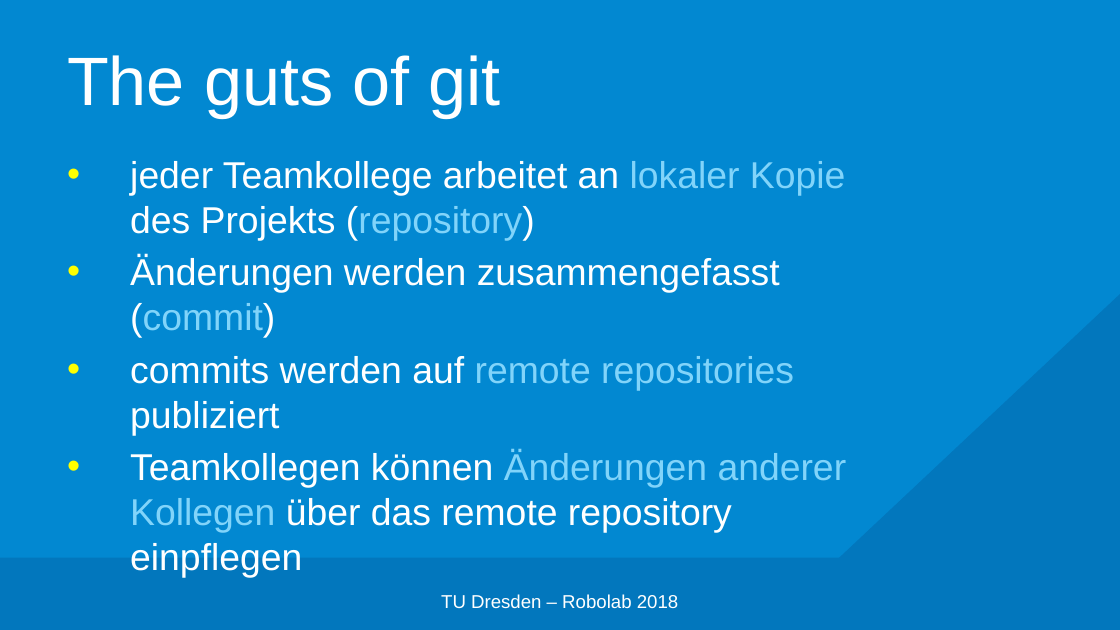
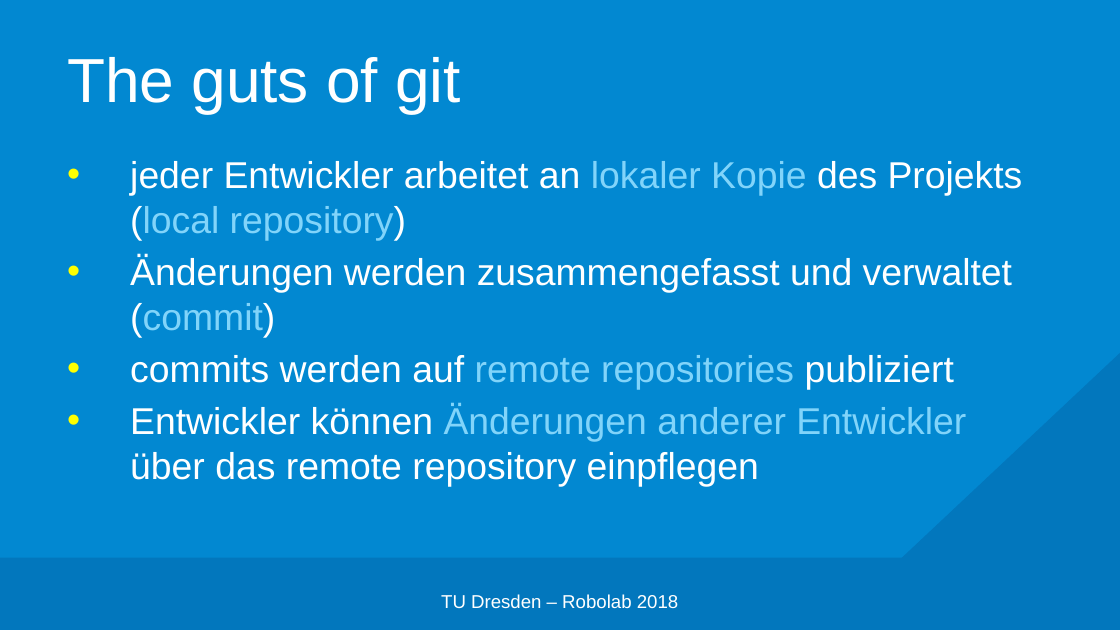
Before and after one commit to edisontrent1337/gitslides, a slide deck: slide 8 of Git.pptx. Drawn at 1120x630 pixels with LibreOffice and Linux fonts; fonts in the diff are those of the drawing; background and template pictures are left out. Boxes give left, top, right and bottom in pixels: in the first picture for what was removed or moved away, otherwise in the second. Text is boxed around its words. In the diff, an @@ line names an element or a change of style, - is before the commit and + after.

```diff
--- a/Git.pptx
+++ b/Git.pptx
@@ title "The guts of git" at <box>67,57,461,113</box>: size 44 to 40 pt @@
@@ right triangle: place and size @@
-right triangle at <box>405,0,1120,630</box>
+right triangle at <box>468,0,1120,630</box>
@@ text at <box>130,161,1023,338</box>: text changed; size 24.1 to 24 pt @@
-• jeder Teamkollege arbeitet an lokaler Kopie des Projekts (repository)
-• Änderungen werden zusammengefasst (commit)
+• jeder Entwickler arbeitet an lokaler Kopie des Projekts (local repository)
+• Änderungen werden zusammengefasst und verwaltet (commit)
@@ text at <box>130,355,954,390</box>: size 24.1 to 24 pt in "commits werden auf remote repositories publiziert" @@
@@ text at <box>130,405,966,487</box>: text changed; size 24.1 to 24 pt @@
-• Teamkollegen können Änderungen anderer Kollegen über das remote repository einpflegen
+• Entwickler können Änderungen anderer Entwickler über das remote repository einpflegen
```
Also in this commit, not shown: 18 other slides changed, 5 slides added.
